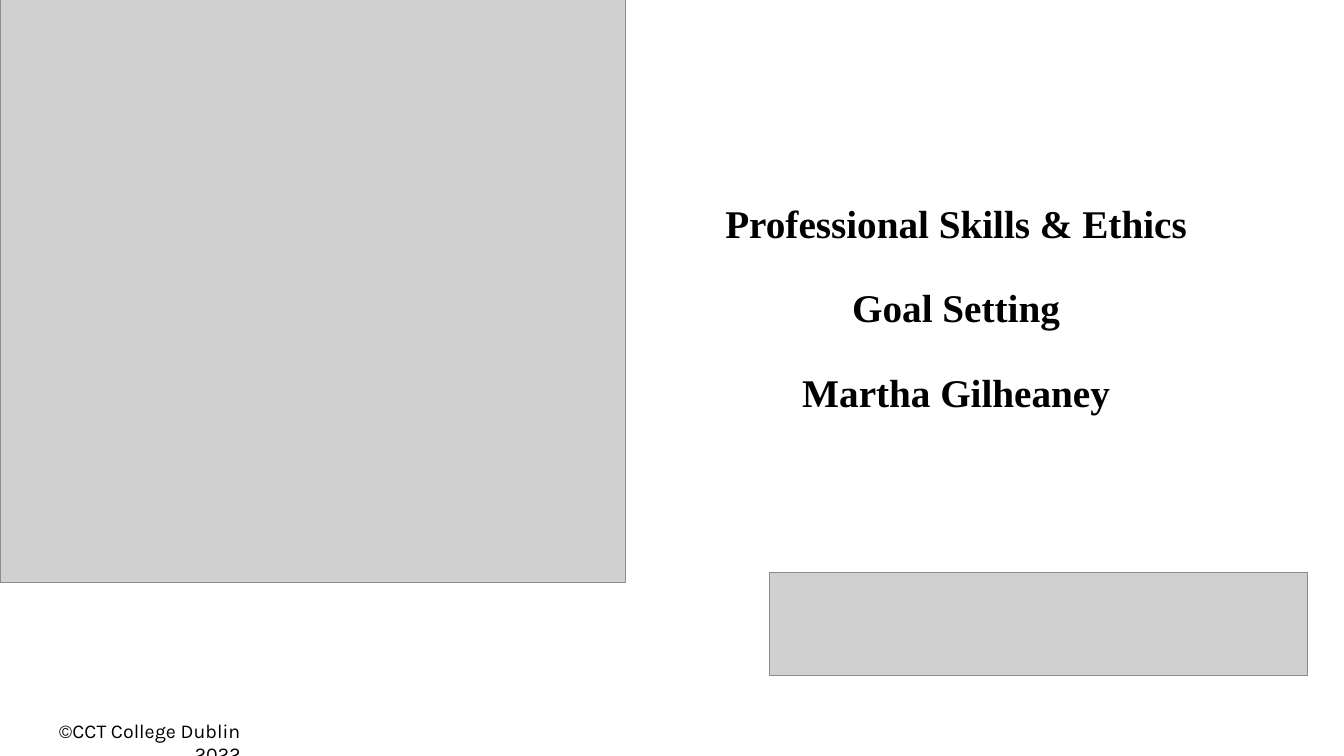
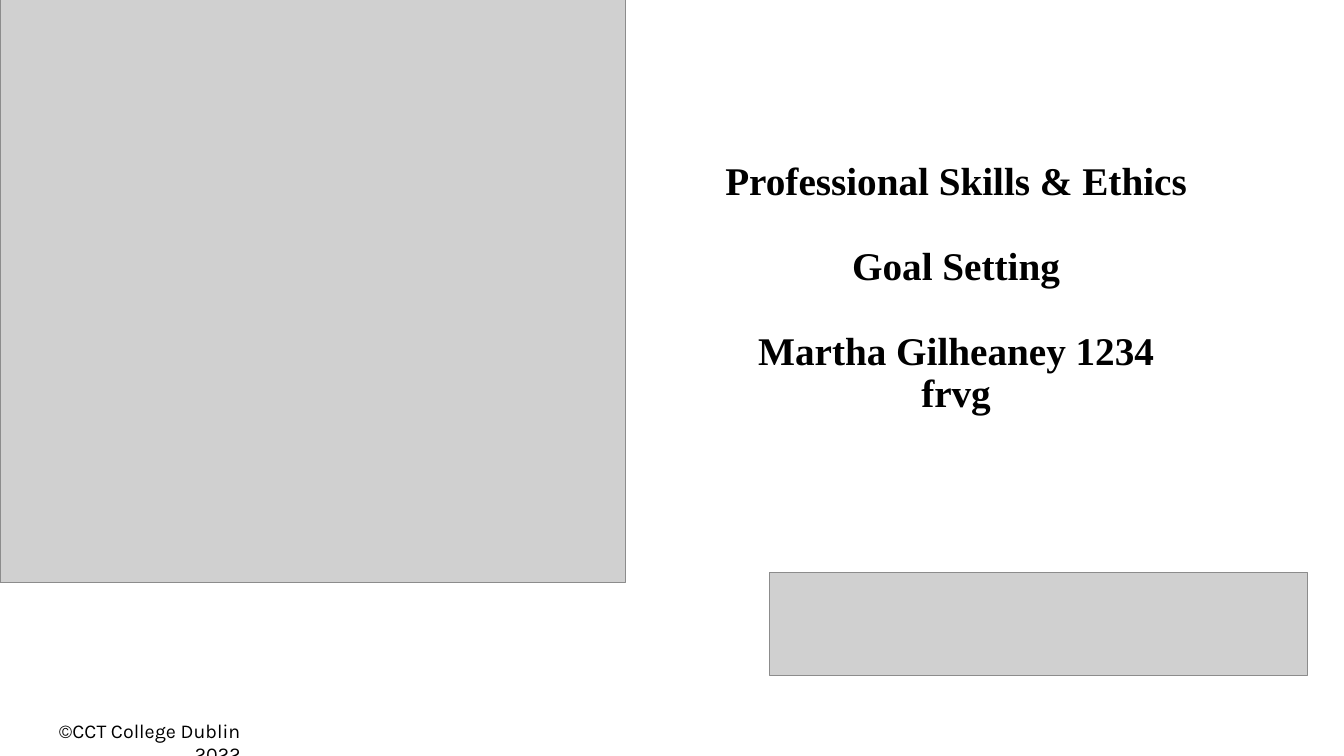
Before and after one commit to 2026631-alt/ethic, a slide deck: slide 1 of 1. Goal Setting(1).pptx. Drawn at 1344x756 pixels with LibreOffice and Linux fonts; fonts in the diff are those of the drawing; grey boxes stand for pictures. Boxes give left, top, right and bottom in pixels: in the first picture for what was removed or moved away, otherwise in the second. Text is boxed around its words. In the diff, an @@ line names an element or a change of style, - is before the commit and + after.

```diff
--- a/1. Goal Setting(1).pptx
+++ b/1. Goal Setting(1).pptx
@@ title at [725,167,1186,415]: text changed @@
-Professional Skills & Ethics
-Goal Setting
-Martha Gilheaney
+Professional Skills & Ethics
+Goal Setting
+Martha Gilheaney 1234
+frvg
```
